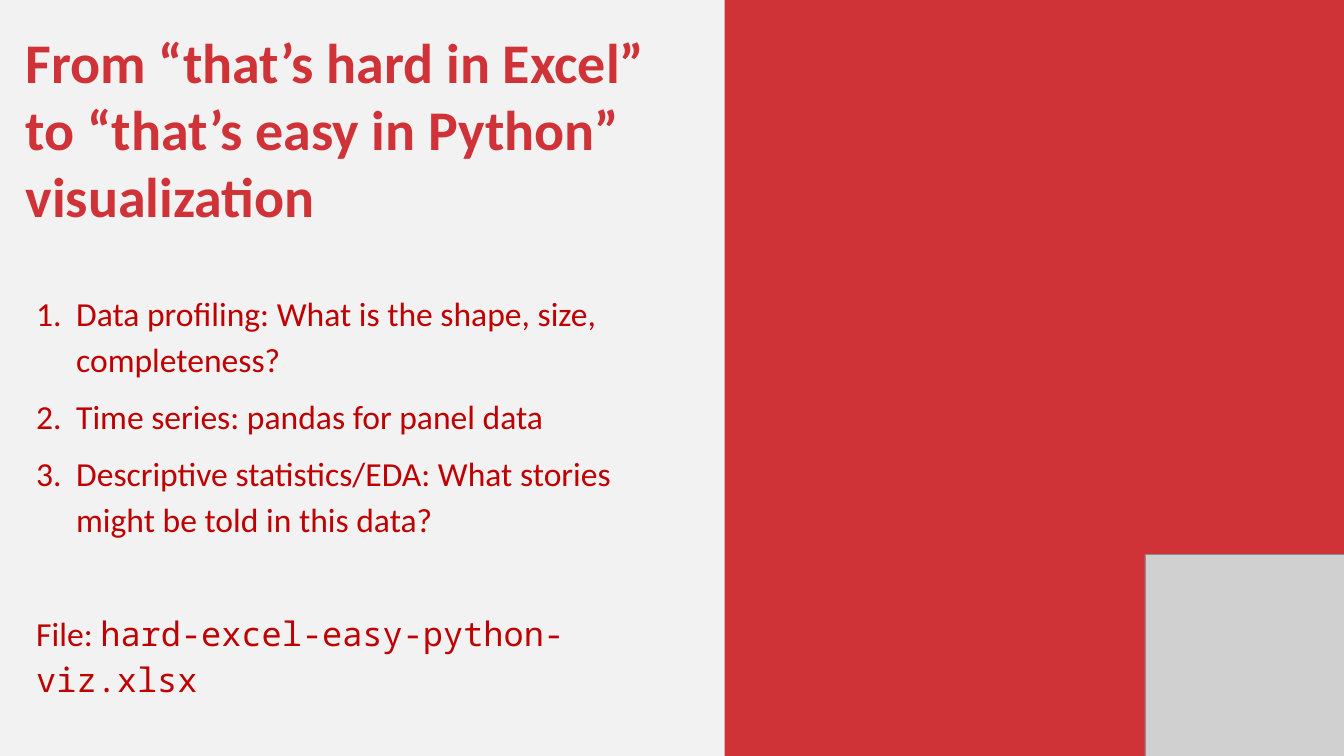
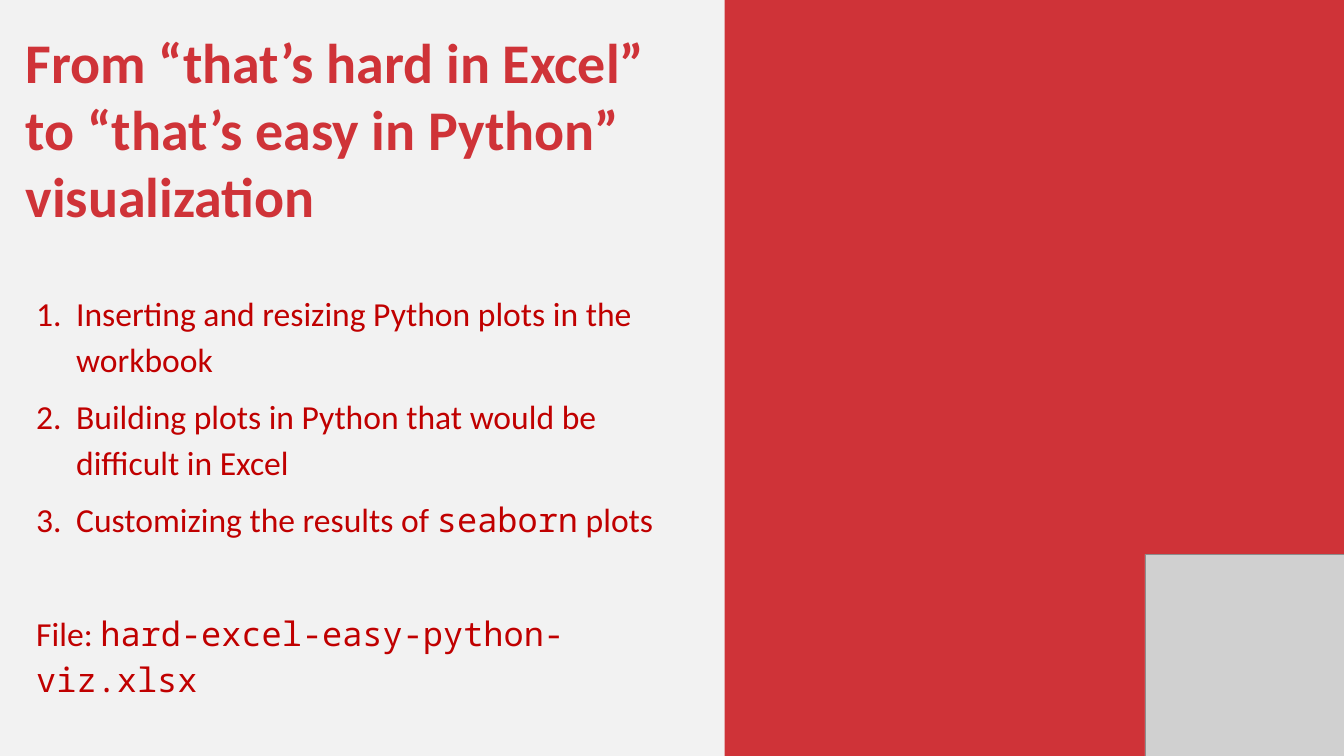
Before and after one commit to stringfestdata/python-powered-excel, a slide deck: slide 12 of python-powered-excel.pptx. Drawn at 1344x756 pixels with LibreOffice and Linux fonts; fonts in the diff are those of the drawing; grey boxes stand for pictures. Boxes give left, top, right and bottom in pixels: in the first picture for what was removed or moved away, otherwise in the second. Text is boxed around its words. In the diff, an @@ line names an element or a change of style, - is before the commit and + after.

```diff
--- a/python-powered-excel.pptx
+++ b/python-powered-excel.pptx
@@ text at (x1=76, y1=302, x2=653, y2=538): text changed @@
-1. Data profiling: What is the shape, size, completeness?
-2. Time series: pandas for panel data
-3. Descriptive statistics/EDA: What stories might be told in this data?
+1. Inserting and resizing Python plots in the workbook
+2. Building plots in Python that would be difficult in Excel
+3. Customizing the results of seaborn plots
```
Also in this commit, not shown: 5 other slides changed, 4 other files.
